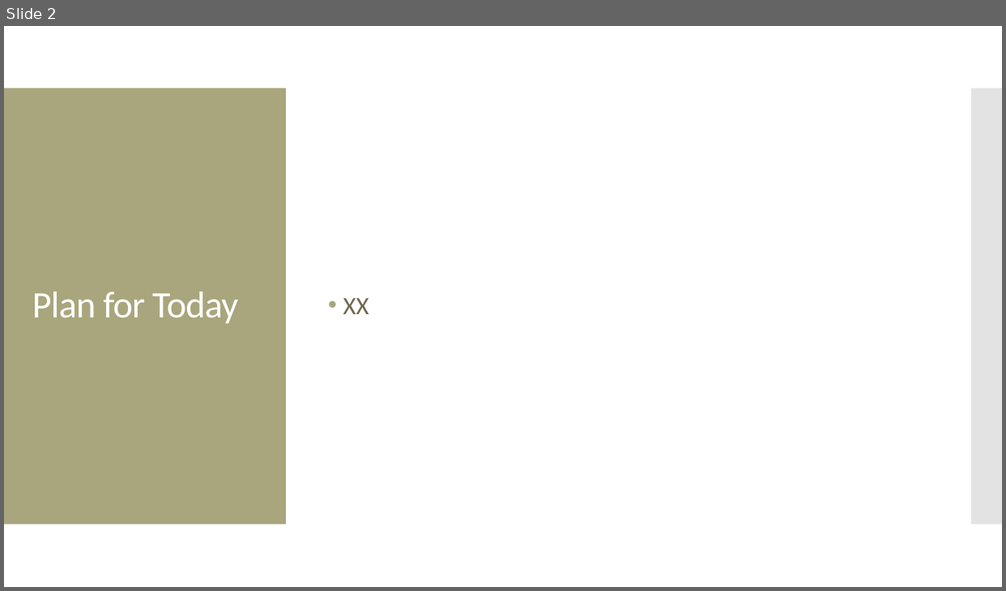
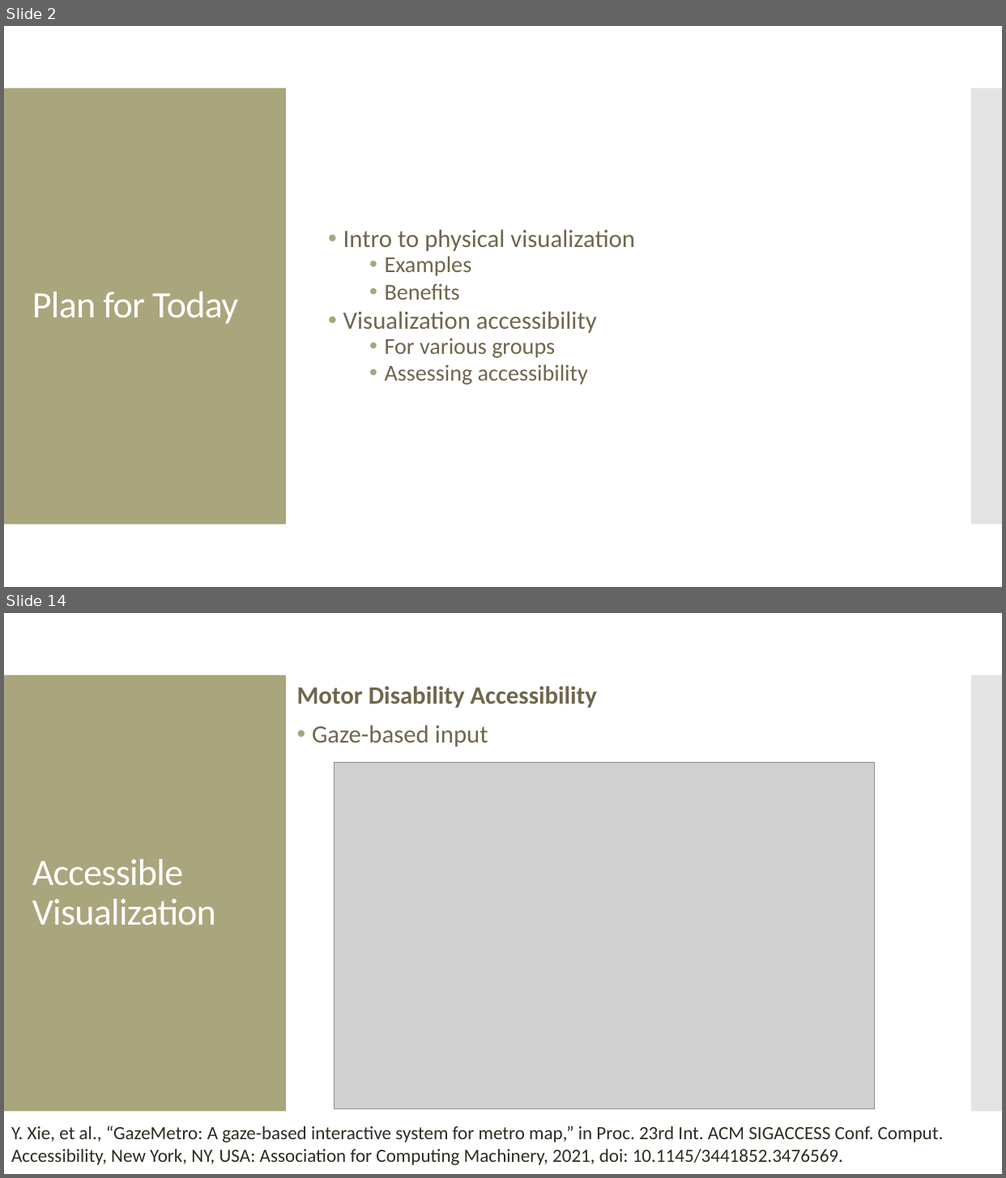
Before and after one commit to amosca01/SDS-CSC109, a slide deck: slides/12-physical-vis-accessibility.pptx. Shown one above the other, each under a label of ours: slide 2 before the commit, slides 2 and 14 after it; the slides between them are not shown. The pictures are 1006x591 and 1006x1178 pixels, drawn with LibreOffice and Linux fonts; fonts in the diff are those of the drawing; grey boxes stand for pictures. Boxes give left, top, right and bottom in pixels: in the first picture for what was removed or moved away, otherwise in the second. Text is boxed around its words. In the diff, an @@ line names an element or a change of style, - is before the commit and + after.

```diff
--- a/slides/12-physical-vis-accessibility.pptx
+++ b/slides/12-physical-vis-accessibility.pptx
@@ slide 14 added at <box>4,613,1002,1174</box>, background #FFFFFF; not listed: 2 template elements that a slide beside it also shows @@
@@ text added at <box>297,686,597,747</box>, 24 pt, text #6F664C, bold @@
+Motor Disability Accessibility
+• Gaze-based input
@@ picture added at <box>334,762,875,1109</box> @@
@@ title added at <box>32,859,216,926</box>, 36 pt, text #FFFFFF @@
+Accessible Visualization
@@ text added at <box>11,1126,944,1165</box>, 18 pt, text #2F2B20 @@
+Y. Xie, et al., “GazeMetro: A gaze-based interactive system for metro map,” in Proc. 23rd Int. ACM SIGACCESS Conf. Comput. Accessibility, New York, NY, USA: Association for Computing Machinery, 2021, doi: 10.1145/3441852.3476569.
@@ slide 2 changed as well @@
@@ text at <box>343,229,635,385</box>: text changed @@
-• XX
+• Intro to physical visualization
+  • Examples
+  • Benefits
+• Visualization accessibility
+  • For various groups
+  • Assessing accessibility
```
Also in this commit, not shown: 26 other slides added, 4 other files.
